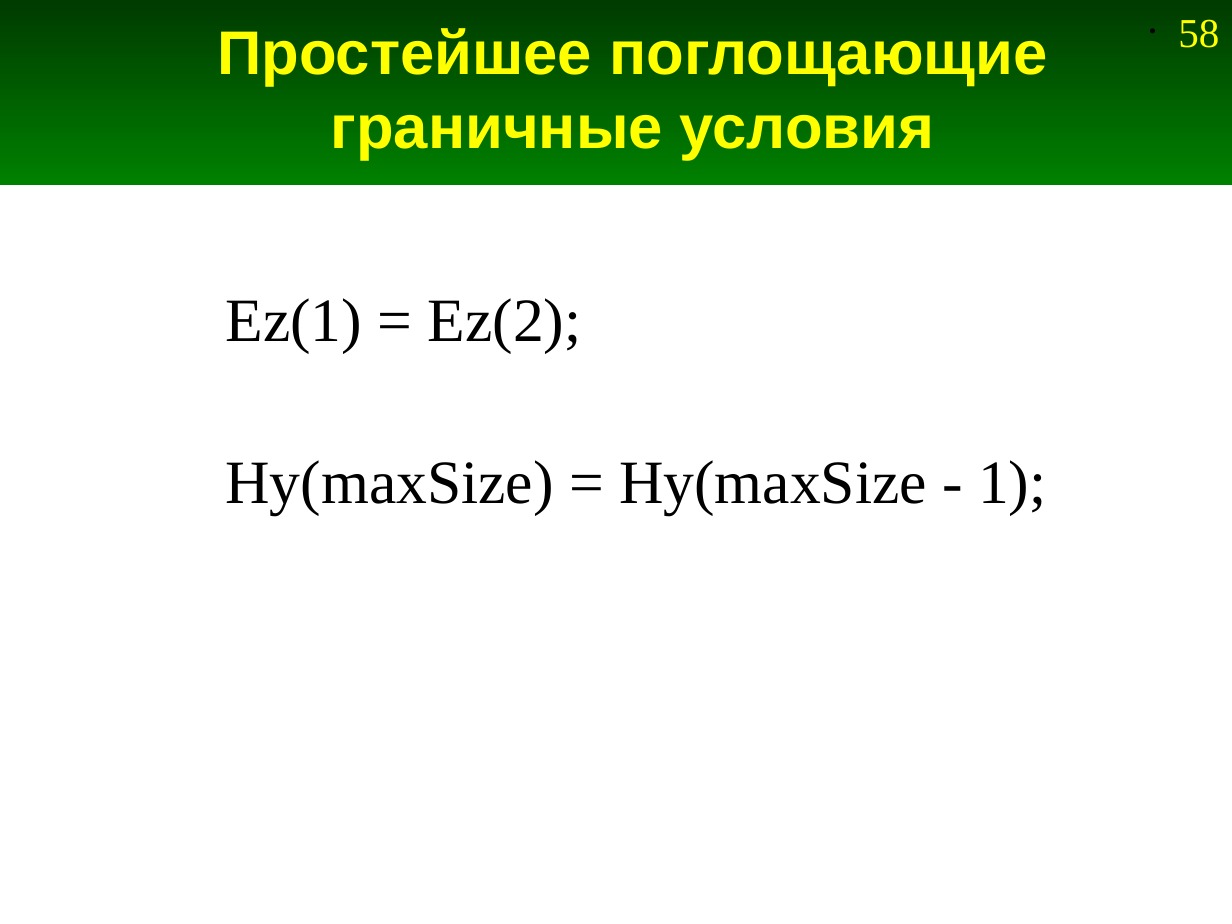
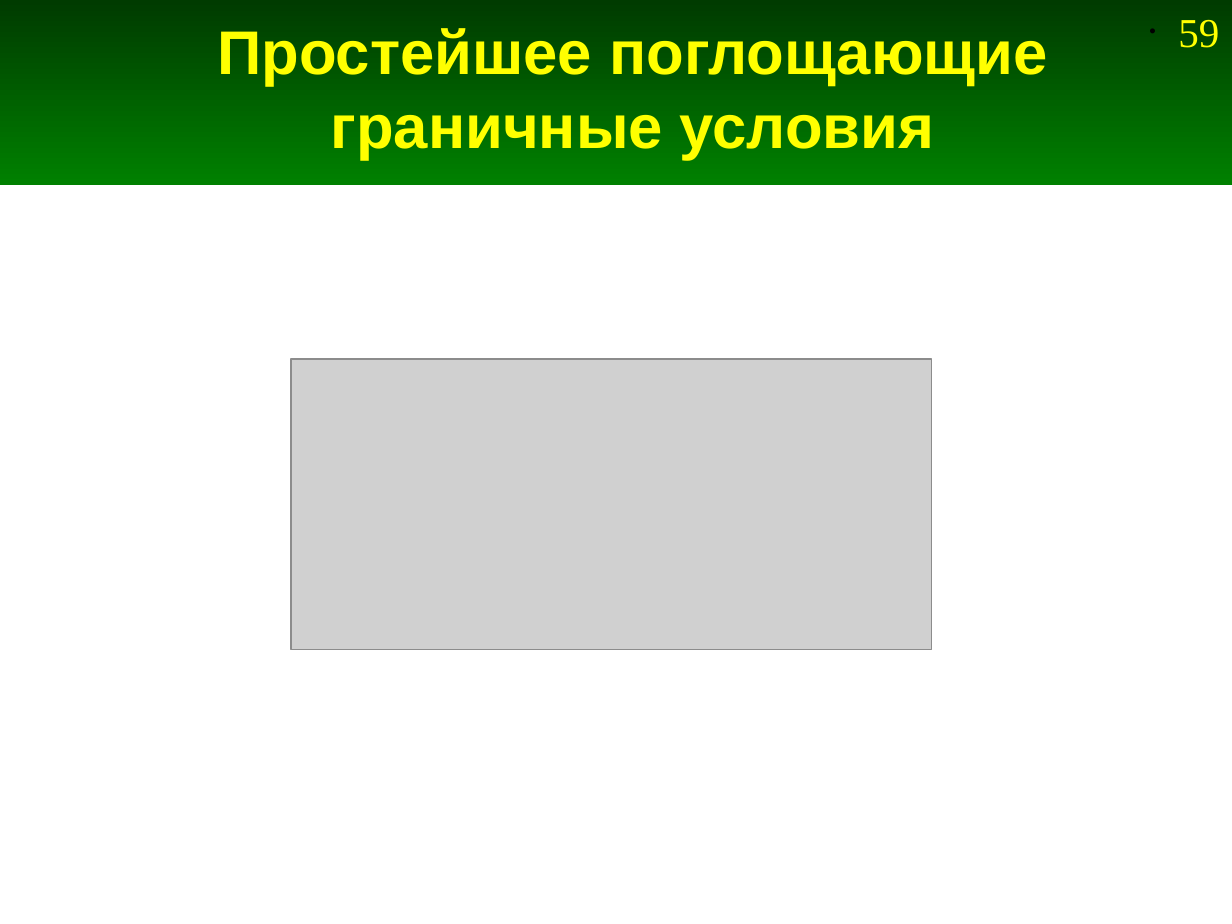
Before and after one commit to andris0147sv/modelling, a slide deck: slide 59 of presentations/2. FDTD.odp (slide 58 before the commit). Drawn at 1232x924 pixels with LibreOffice and Linux fonts; fonts in the diff are those of the drawing; grey boxes stand for pictures. Boxes give left, top, right and bottom in pixels: in the first picture for what was removed or moved away, otherwise in the second. Text is boxed around its words. In the diff, an @@ line names an element or a change of style, - is before the commit and + after.

```diff
--- a/presentations/2. FDTD.odp
+++ b/presentations/2. FDTD.odp
@@ page number at [1178, 19, 1219, 48]: text changed @@
-• 58
+• 59
@@ text removed at [225, 298, 1046, 514] @@
-Ez(1) = Ez(2);
-Hy(maxSize) = Hy(maxSize - 1);
@@ picture added at [291, 359, 931, 649] @@
```
Also in this commit, not shown: 10 other slides changed, 6 slides added, 1 slide removed, 5 other files.
